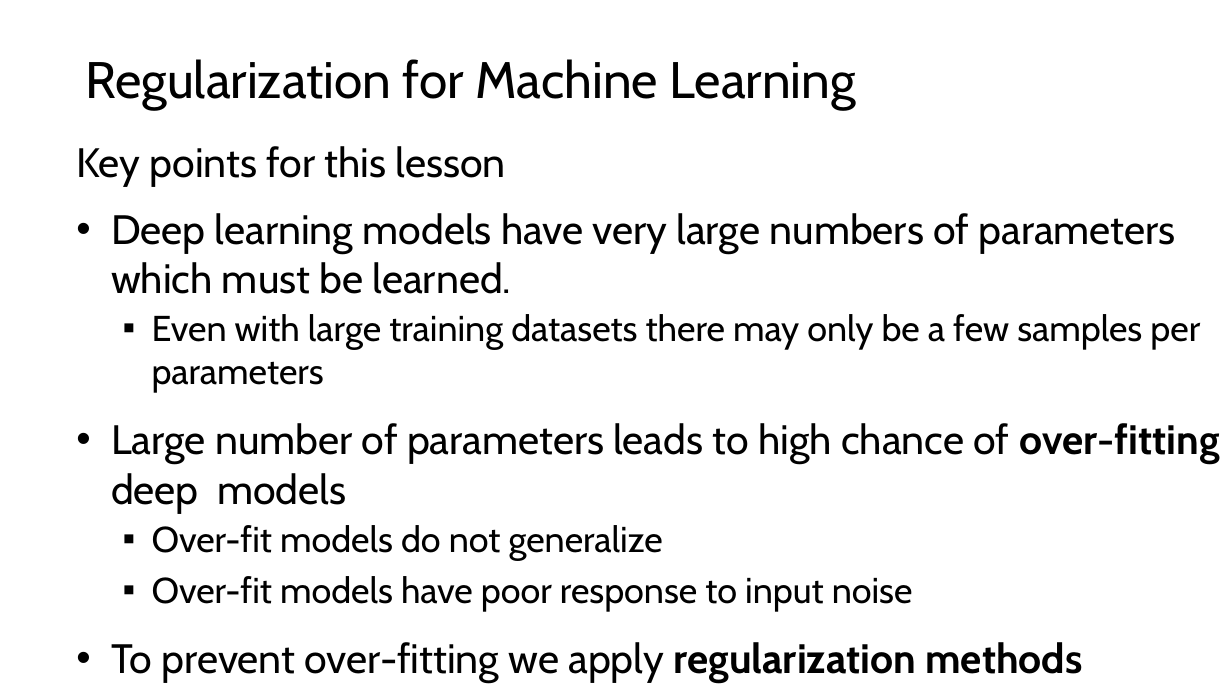
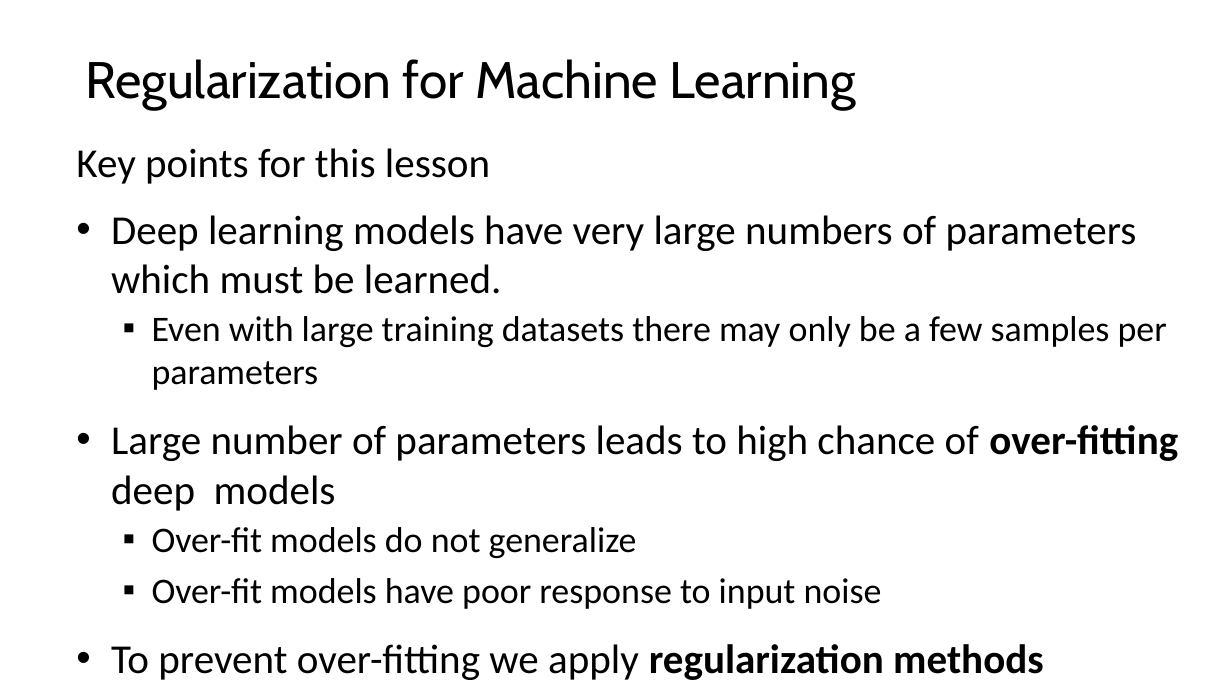
Before and after one commit to StephenElston/CSCI-E25, a slide deck: slide 8 of SuplementaryMaterial/RegularizatioinAndOptimization.pptx. Drawn at 1232x693 pixels with LibreOffice and Linux fonts; fonts in the diff are those of the drawing. Boxes give left, top, right and bottom in pixels: in the first picture for what was removed or moved away, otherwise in the second. Text is boxed around its words. In the diff, an @@ line names an element or a change of style, - is before the commit and + after.

```diff
--- a/SuplementaryMaterial/RegularizatioinAndOptimization.pptx
+++ b/SuplementaryMaterial/RegularizatioinAndOptimization.pptx
@@ text "Key points for this lesson" at [76,148,1178,680]: font Cabin to Calibri @@
```
Also in this commit, not shown: 3 other slides changed, 12 slides removed.
